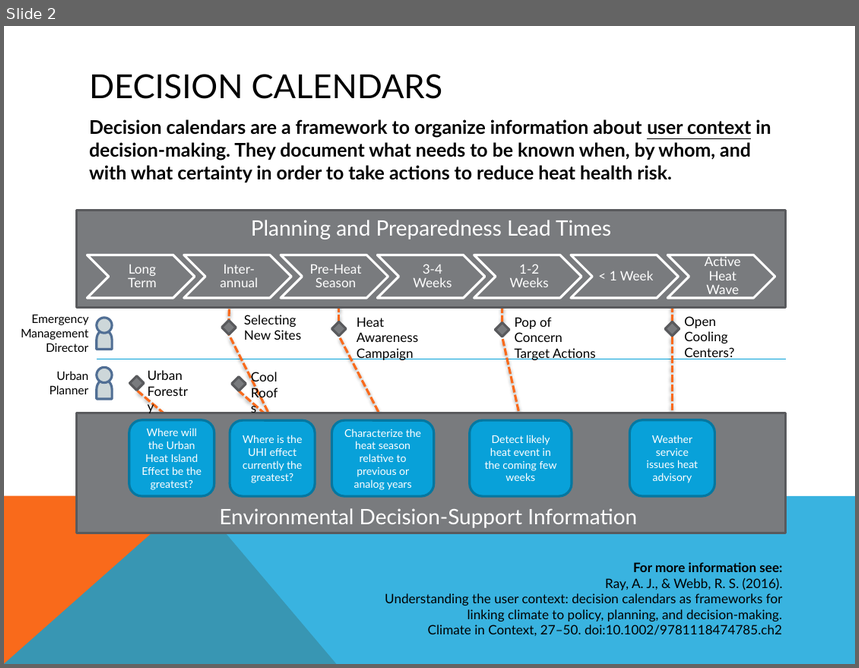
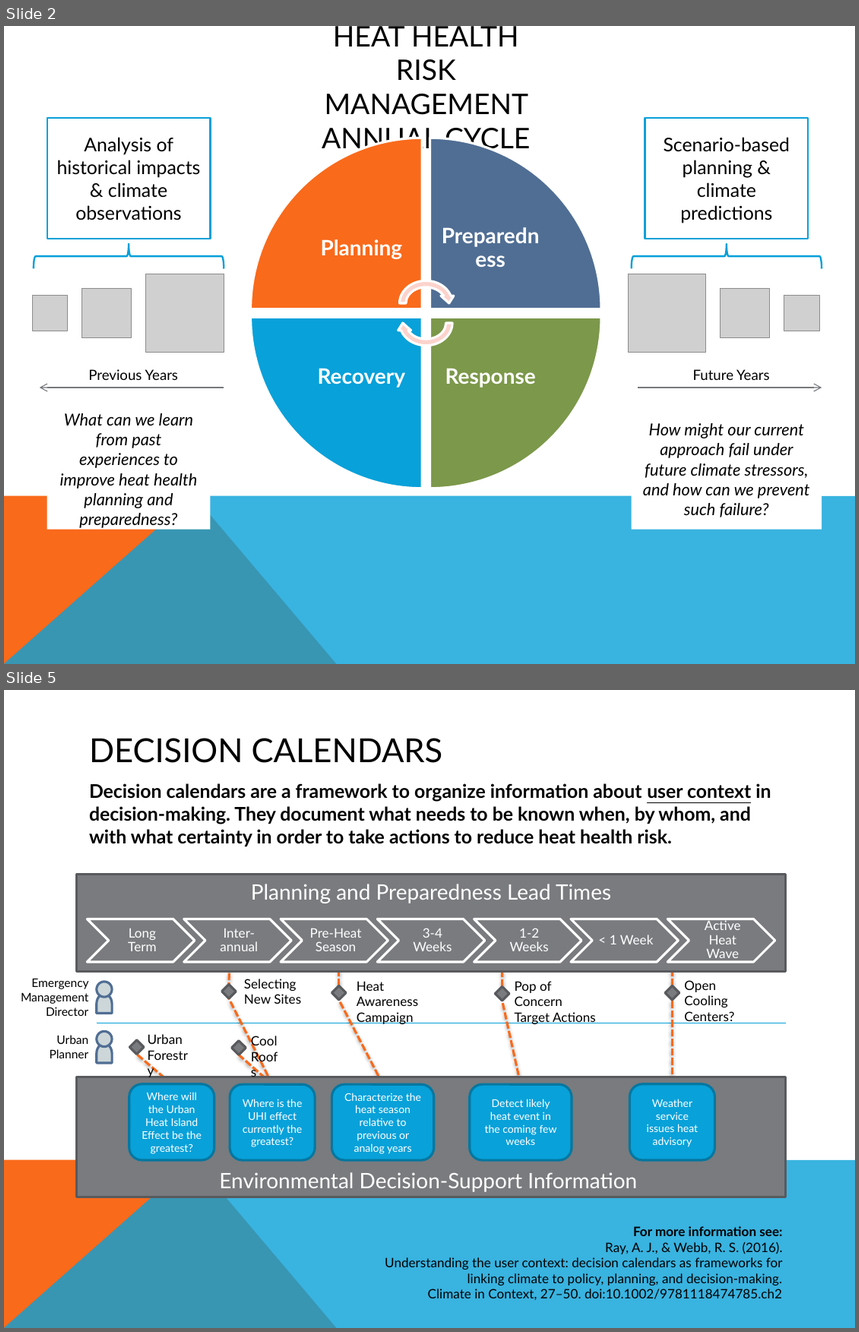
Before and after one commit to hunterjonesm/NIHHIS-Northeast, a slide deck: NIHHIS Use Cases Draft Process Document.pptx. Shown one above the other, each under a label of ours: slide 2 before the commit, slides 2 and 5 after it; the slides between them are not shown. The pictures are 859x668 and 859x1332 pixels, drawn with LibreOffice and Linux fonts; fonts in the diff are those of the drawing; grey boxes stand for pictures. Boxes give left, top, right and bottom in pixels: in the first picture for what was removed or moved away, otherwise in the second. Text is boxed around its words. In the diff, an @@ line names an element or a change of style, - is before the commit and + after.

```diff
--- a/NIHHIS Use Cases Draft Process Document.pptx
+++ b/NIHHIS Use Cases Draft Process Document.pptx
@@ slide 2 added at [4,26,855,664], background #FFFFFF; not listed: 2 template elements that a slide beside it also shows @@
@@ title added at [322,26,530,154], 24 pt, text #000000 @@
+HEAT HEALTH
+RISK MANAGEMENT ANNUAL CYCLE
@@ rectangle added at [47,118,211,239], fill #FFFFFF, outline #08A1D9 1.5 pt, 16 pt, text #000000 @@
+Analysis of historical impacts & climate observations
@@ rectangle added at [645,118,808,239], fill #FFFFFF, outline #08A1D9 1.5 pt, 16 pt, text #000000 @@
+Scenario-based planning & climate predictions
@@ right brace added at [34,244,224,269], outline #03A0D9 1.5 pt @@
@@ right brace added at [631,244,822,269], outline #03A0D9 1.5 pt @@
@@ picture added at [146,275,224,353] @@
@@ picture added at [628,275,706,353] @@
@@ picture added at [32,296,68,332] @@
@@ picture added at [82,288,132,338] @@
@@ group added at [251,138,601,488]: 4 pie wedges, 4 texts, 2 circular arrows @@
+Planning
+Preparedness
+Response
+Recovery
@@ picture added at [721,288,770,338] @@
@@ picture added at [785,296,820,332] @@
@@ arrow added from (224, 388) to (40, 388), #76787B 0.75 pt @@
@@ text added at [88,370,179,380], 12 pt, text #000000 @@
+Previous Years
@@ arrow added from (637, 388) to (822, 388), #76787B 0.75 pt @@
@@ text added at [693,370,769,380], 12 pt, text #000000 @@
+Future Years
@@ rectangle added at [47,409,211,530], fill #FFFFFF, 14 pt, text #000000, italic @@
+What can we learn from past experiences to improve heat health planning and preparedness?
@@ rectangle added at [631,409,822,530], fill #FFFFFF, 14 pt, text #000000, italic @@
+How might our current approach fail under future climate stressors, and how can we prevent such failure?
@@ what was slide 2 is now slide 5 @@
```
Also in this commit, not shown: 4 slides changed, 9 other slides added.
